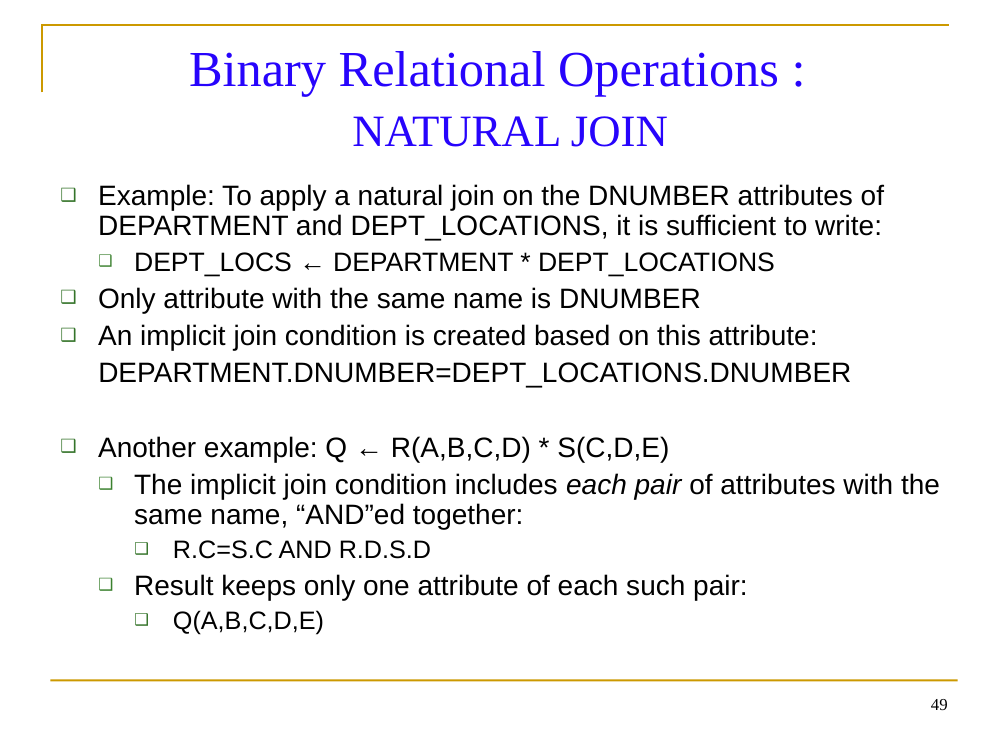
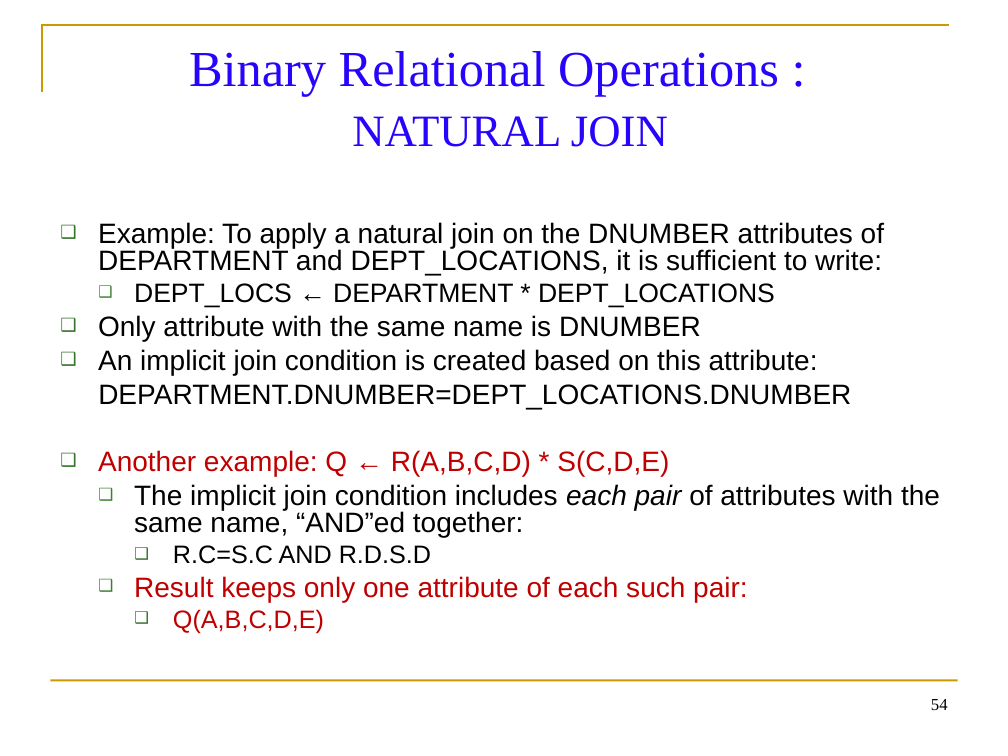
Before and after one commit to balachander712/Lab-Main, a slide deck: slide 54 of Sem3/Materials/Database Management System/Relational Algebra Operations.ppt (slide 49 before the commit). Drawn at 1008x756 pixels with LibreOffice and Linux fonts; fonts in the diff are those of the drawing. Boxes give left, top, right and bottom in pixels: in the first picture for what was removed or moved away, otherwise in the second. Text is boxed around its words. In the diff, an @@ line names an element or a change of style, - is before the commit and + after.

```diff
--- a/Sem3/Materials/Database Management System/Relational Algebra Operations.ppt
+++ b/Sem3/Materials/Database Management System/Relational Algebra Operations.ppt
@@ text "Example: To apply a natural ..." at (98, 222, 940, 633): text colour #000000 to #C00000 in "Another example: Q ← R(A,B,C,D) * S(C,D,E)", "Result keeps only one attribute of each ...", "Q(A,B,C,D,E)"; line spacing 0.9 to 0.8 @@
@@ page number at (931, 699, 948, 710): text changed @@
-49
+54
```
Also in this commit, not shown: 9 other slides changed, 36 slides added, 24 other files.
